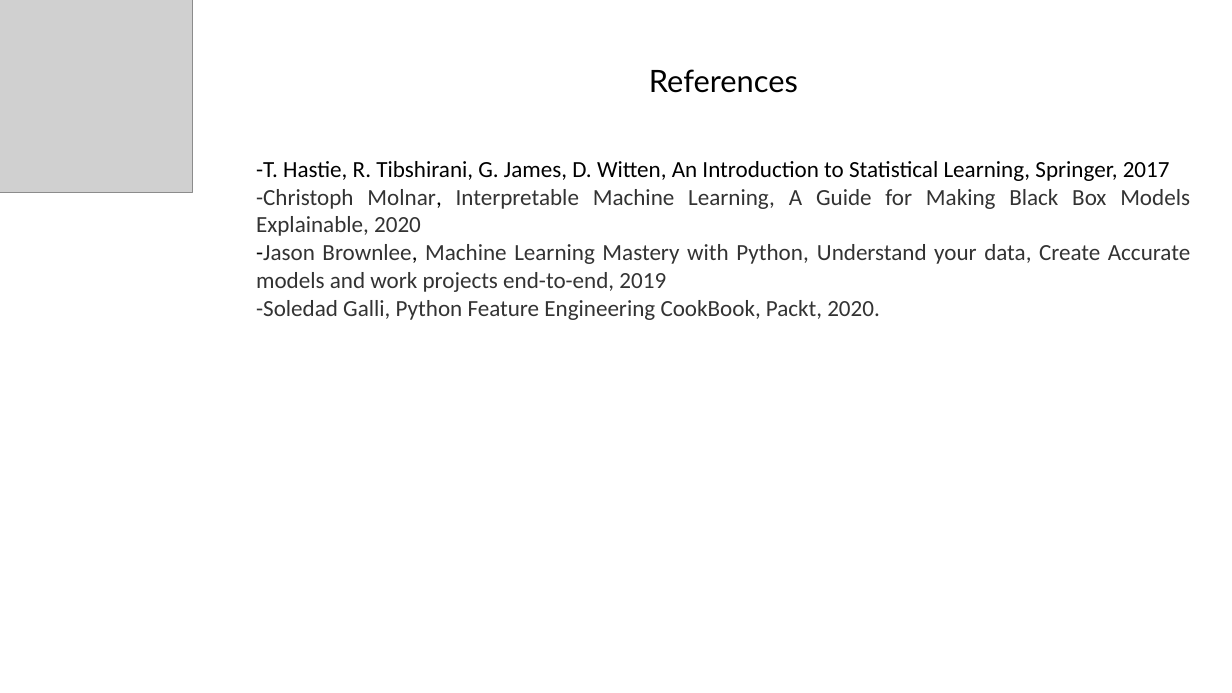
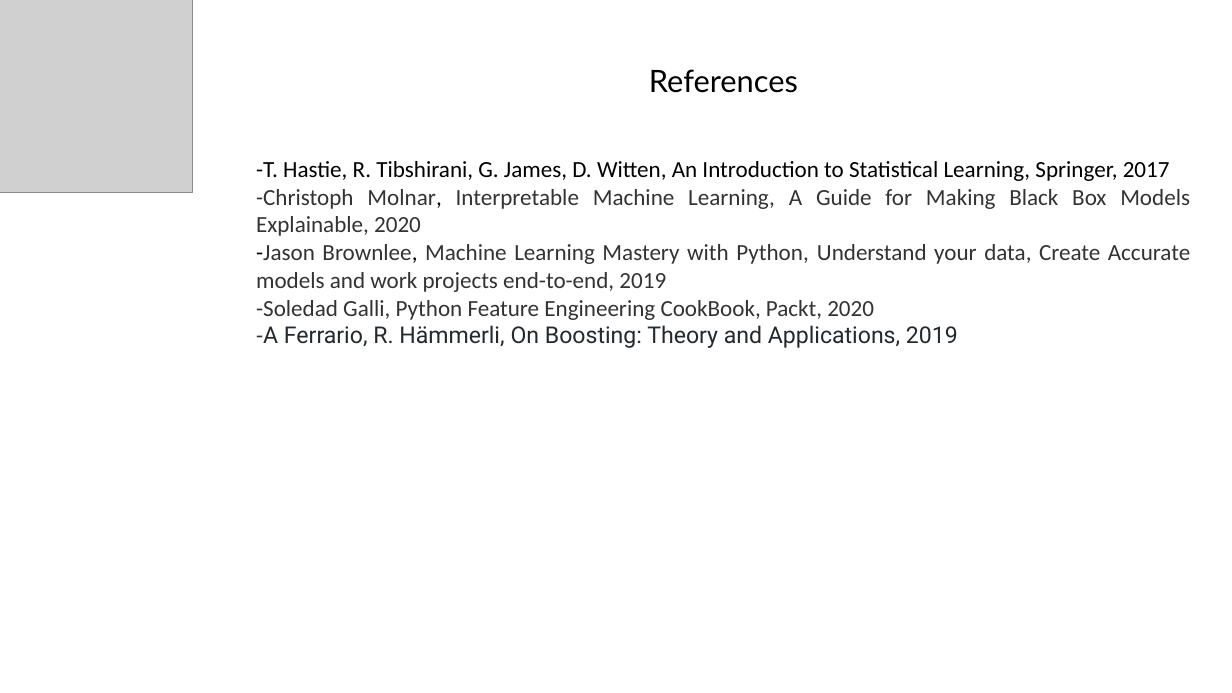
Before and after one commit to claudio1975/SDS2020, a slide deck: slide 50 of EEDA_Presentation.pptx. Drawn at 1232x693 pixels with LibreOffice and Linux fonts; fonts in the diff are those of the drawing; grey boxes stand for pictures. Boxes give left, top, right and bottom in pixels: in the first picture for what was removed or moved away, otherwise in the second. Text is boxed around its words. In the diff, an @@ line names an element or a change of style, - is before the commit and + after.

```diff
--- a/EEDA_Presentation.pptx
+++ b/EEDA_Presentation.pptx
@@ text at (x1=256, y1=300, x2=958, y2=348): text changed @@
--Soledad Galli, Python Feature Engineering CookBook, Packt, 2020.
+-Soledad Galli, Python Feature Engineering CookBook, Packt, 2020
+-A Ferrario, R. Hämmerli, On Boosting: Theory and Applications, 2019
```
Also in this commit, not shown: 1 slide added.
